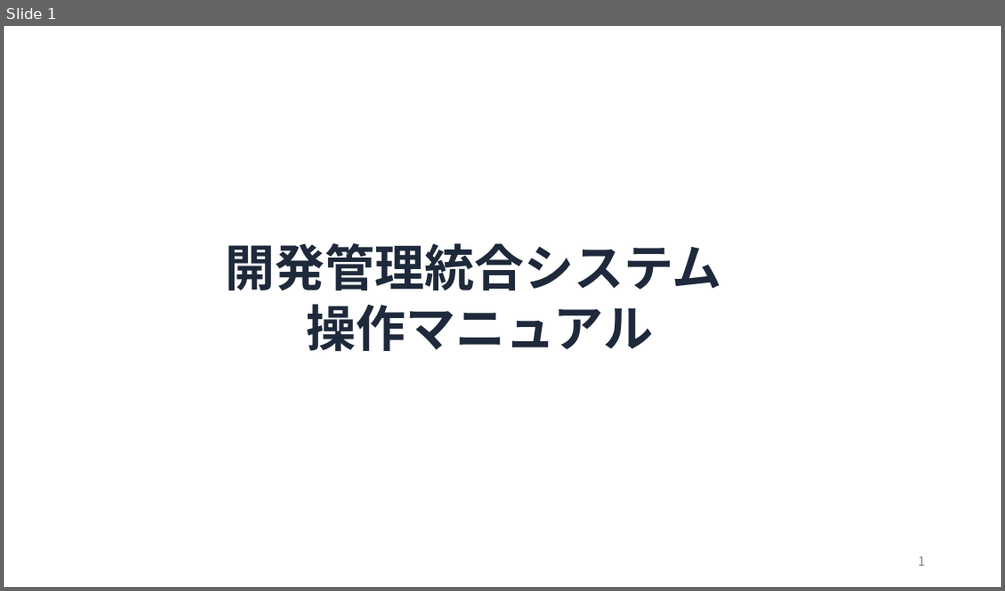
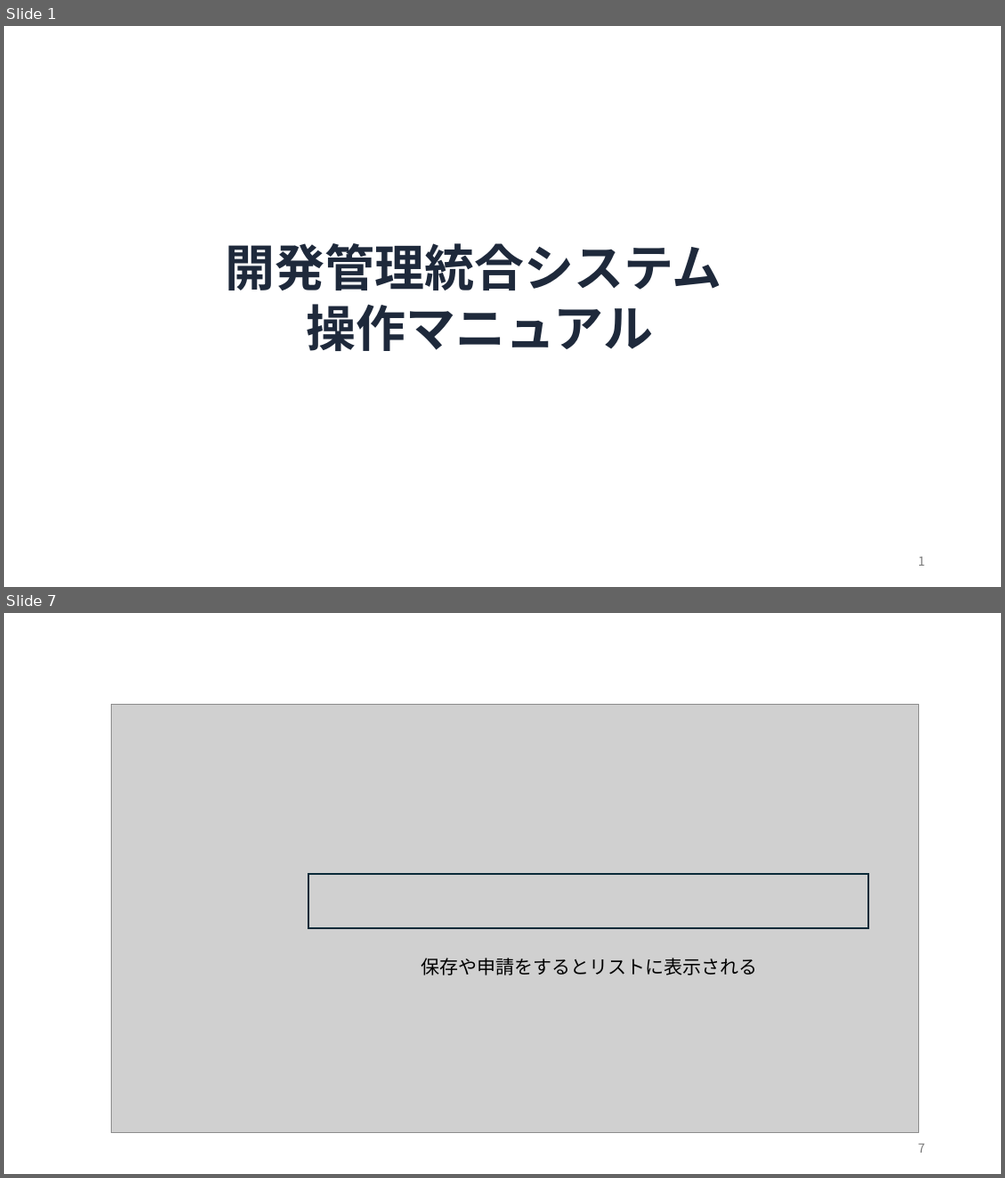
Before and after one commit to y-kagajapan/quest_1, a slide deck: doc/開発管理統合システム操作マニュアル.pptx. Shown one above the other, each under a label of ours: slide 1 before the commit, slides 1 and 7 after it; the slides between them are not shown. The pictures are 1005x591 and 1005x1178 pixels, drawn with LibreOffice and Linux fonts; fonts in the diff are those of the drawing; grey boxes stand for pictures; background and template pictures are left out. Boxes give left, top, right and bottom in pixels: in the first picture for what was removed or moved away, otherwise in the second. Text is boxed around its words. In the diff, an @@ line names an element or a change of style, - is before the commit and + after.

```diff
--- a/doc/開発管理統合システム操作マニュアル.pptx
+++ b/doc/開発管理統合システム操作マニュアル.pptx
@@ slide 7 added at (x1=4, y1=613, x2=1001, y2=1174), background #FFFFFF @@
@@ picture added at (x1=111, y1=704, x2=919, y2=1133) @@
@@ rectangle added at (x1=309, y1=873, x2=868, y2=928), outline #092A39 1.5 pt @@
@@ text added at (x1=421, y1=957, x2=758, y2=975), 18 pt, text #000000 @@
+保存や申請をするとリストに表示される
@@ page number added at (x1=918, y1=1143, x2=925, y2=1152), 12 pt, text #797979 @@
+7
```
Also in this commit, not shown: 3 slides changed, 38 other slides added, 8 slides removed.
